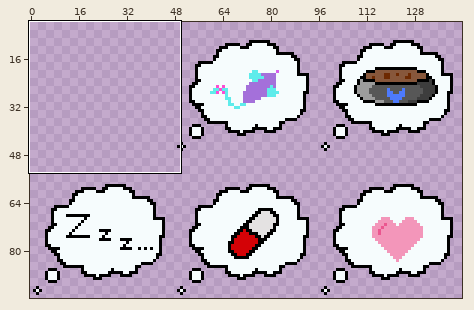
Edited in one commit: sprite sheet (assets/KittenStates.png). The first picture is a wide view before the edit; the outline marks the close-up.
Close-up. Before the commit:
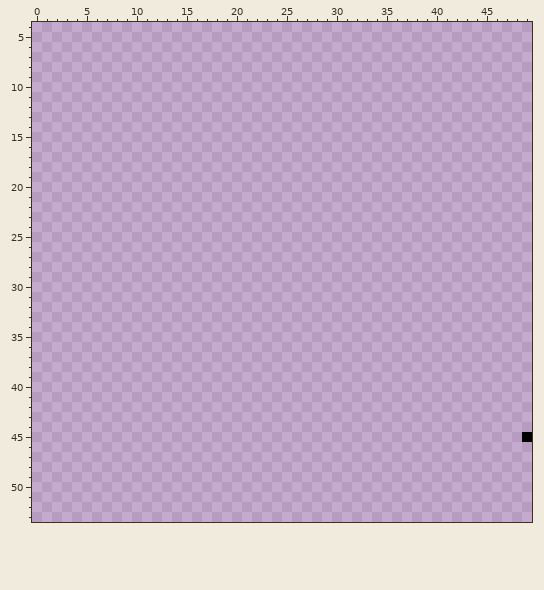
The file is 144x96 pixels. Shown: x 0..49, y 4..53. The wide view leaves out empty margins.
After the commit:
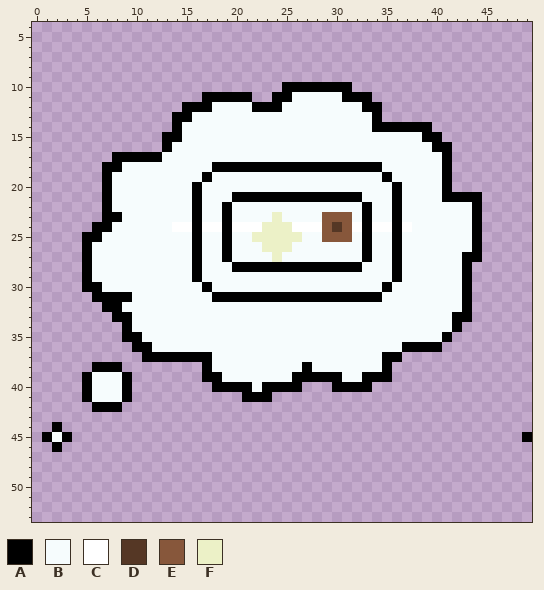
Palette (. is transparent): A #000000  B #f6fcfd  C #ffffff  D #553725  E #87573b  F #ecf1c7
Commit message: I can haz litterz ?
Diff:
@@ x 0..49 @@
  9 ..................................................
-10 ..................................................
-11 ..................................................
-12 ..................................................
-13 ..................................................
-14 ..................................................
-15 ..................................................
-16 ..................................................
-17 ..................................................
-18 ..................................................
-19 ..................................................
-20 ..................................................
-21 ..................................................
-22 ..................................................
-23 ..................................................
-24 ..................................................
-25 ..................................................
-26 ..................................................
-27 ..................................................
-28 ..................................................
-29 ..................................................
-30 ..................................................
-31 ..................................................
-32 ..................................................
-33 ..................................................
-34 ..................................................
-35 ..................................................
-36 ..................................................
-37 ..................................................
-38 ..................................................
-39 ..................................................
-40 ..................................................
-41 ..................................................
-42 ..................................................
+10 .........................AAAAAAA..................
+11 .................AAAAA..AABBBBBAAA................
+12 ...............AAABBBBAAABBBBBBBBAA...............
+13 ..............AABBBBBBBBBBBBBBBBBBA...............
+14 ..............ABBBBBBBBBBBBBBBBBBBAAAAAA..........
+15 .............AABBBBBBBBBBBBBBBBBBBBBBBBAA.........
+16 .............ABBBBBBBBBBBBBBBBBBBBBBBBBBAA........
+17 ........AAAAABBBBBBBBBBBBBBBBBBBBBBBBBBBBA........
+18 .......AABBBBBBBBBAAAAAAAAAAAAAAAAABBBBBBA........
+19 .......ABBBBBBBBBABBBBBBBBBBBBBBBBBABBBBBA........
+20 .......ABBBBBBBBABBBBBBBBBBBBBBBBBBBABBBBA........
+21 .......ABBBBBBBBABBBAAAAAAAAAAAAABBBABBBBAAAA.....
+22 .......ABBBBBBBBABBABBBBBBBBBBBBBABBABBBBBBBA.....
+23 .......AABBBBBBBABBABBBBFBBBBEEEBABBABBBBBBBA.....
+24 ......AABBBBBBCCACCACCCFFFCCCEDECACCACBBBBBBA.....
+25 .....AABBBBBBBBBABBABBFFFFFBBEEEBABBABBBBBBBA.....
+26 .....ABBBBBBBBBBABBABBBFFFBBBBBBBABBABBBBBBBA.....
+27 .....ABBBBBBBBBBABBABBBBFBBBBBBBBABBABBBBBBAA.....
+28 .....ABBBBBBBBBBABBBAAAAAAAAAAAAABBBABBBBBBA......
+29 .....ABBBBBBBBBBABBBBBBBBBBBBBBBBBBBABBBBBBA......
+30 .....AABBBBBBBBBBABBBBBBBBBBBBBBBBBABBBBBBBA......
+31 ......AAAABBBBBBBBAAAAAAAAAAAAAAAAABBBBBBBBA......
+32 .......AABBBBBBBBBBBBBBBBBBBBBBBBBBBBBBBBBBA......
+33 ........AABBBBBBBBBBBBBBBBBBBBBBBBBBBBBBBBAA......
+34 .........ABBBBBBBBBBBBBBBBBBBBBBBBBBBBBBBBA.......
+35 .........AABBBBBBBBBBBBBBBBBBBBBBBBBBBBBBA........
+36 ..........AABBBBBBBBBBBBBBBBBBBBBBBBBAAAA.........
+37 ...........AAAAAAABBBBBBBBBBBBBBBBBAA.............
+38 ......AAA........ABBBBBBBBBABBBBBBBA..............
+39 .....ABBBA.......AABBBBBBBAAAAABBAAA..............
+40 .....ABBBA........AAAABAAAA...AAAA................
+41 .....ABBBA...........AAA..........................
+42 ......AAA.........................................
 43 ..................................................
-44 ..................................................
-45 .................................................A
-46 ..................................................
+44 ..A...............................................
+45 .ABA.............................................A
+46 ..A...............................................
 47 ..................................................
